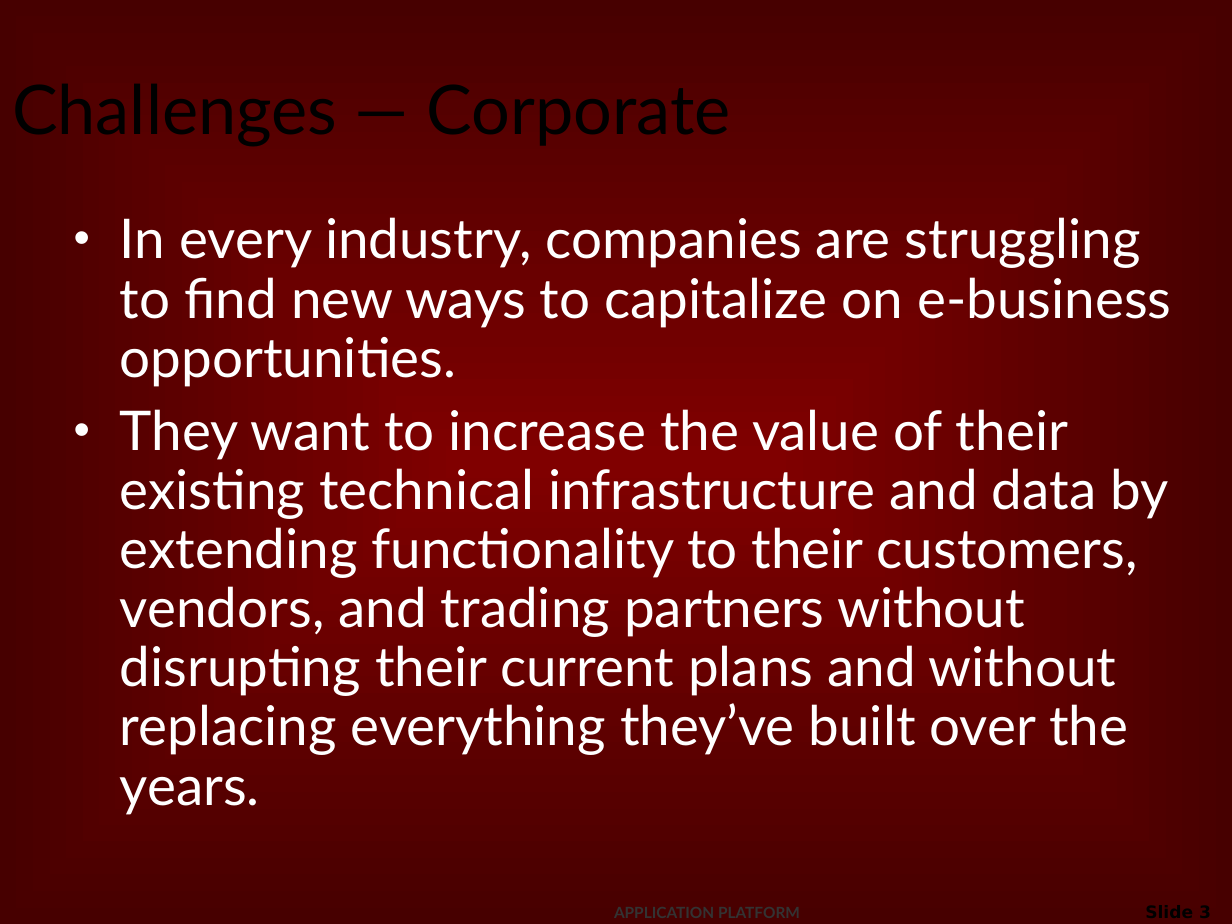
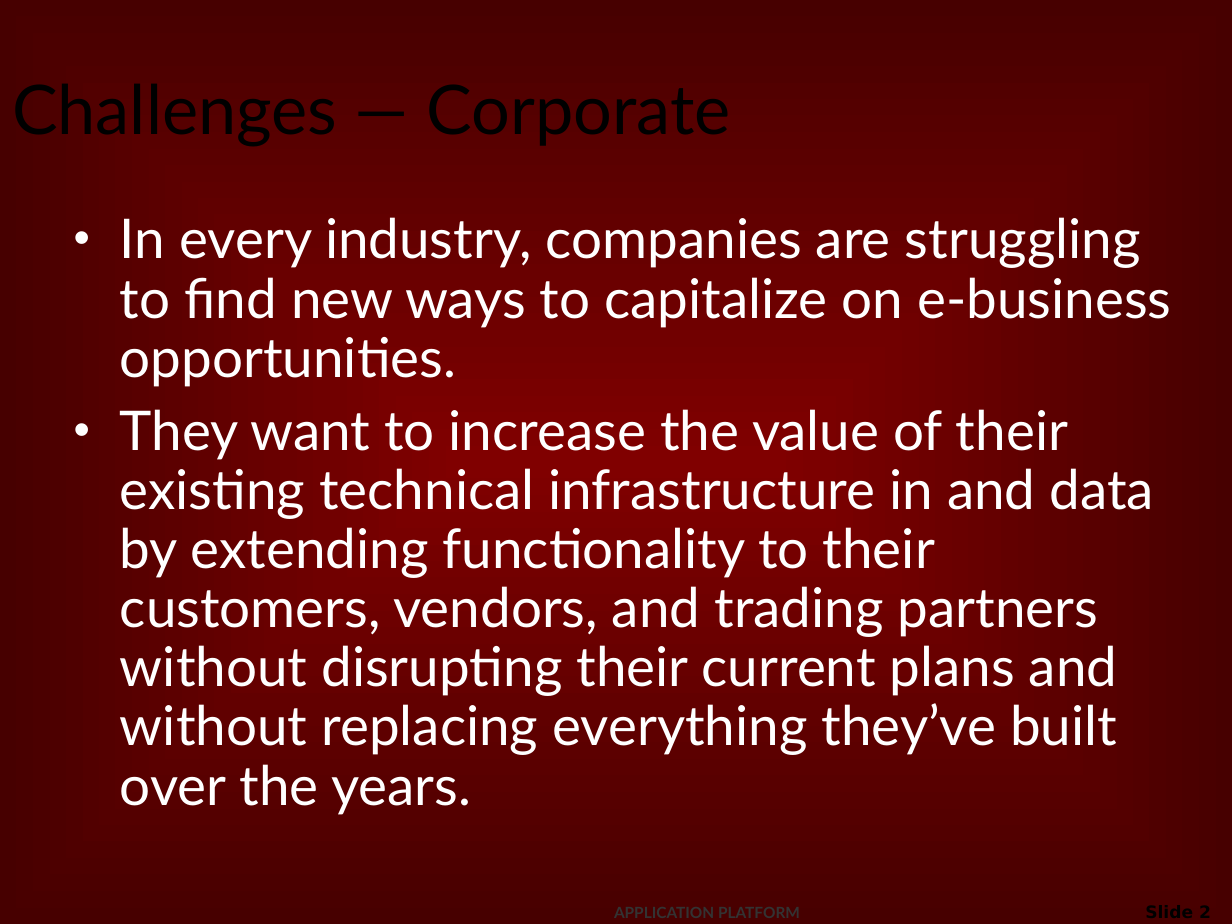
Before and after one commit to netspective/sparx-2001, a slide deck: slide 2 of Sparx/documentation/resources/documents/Introduction_to_Sparx_Business.ppt (slide 3 before the commit). Drawn at 1232x924 pixels with LibreOffice and Linux fonts; fonts in the diff are those of the drawing; background and template pictures are left out. Boxes give left, top, right and bottom in pixels: in the first picture for what was removed or moved away, otherwise in the second. Text is boxed around its words. In the diff, an @@ line names an element or a change of style, - is before the commit and + after.

```diff
--- a/Sparx/documentation/resources/documents/Introduction_to_Sparx_Business.ppt
+++ b/Sparx/documentation/resources/documents/Introduction_to_Sparx_Business.ppt
@@ text at (120,409,1154,815): text changed @@
-• They want to increase the value of their existing technical infrastructure and data by extending functionality to their customers, vendors, and trading partners without disrupting their current plans and without replacing everything they’ve built over the years.
+• They want to increase the value of their existing technical infrastructure in and data by extending functionality to their customers, vendors, and trading partners without disrupting their current plans and without replacing everything they’ve built over the years.
@@ page number at (1027,896,1222,924): text changed @@
-Slide 3
+Slide 2
```
Also in this commit, not shown: 4 other slides changed, 5 slides added, 8 slides removed.
